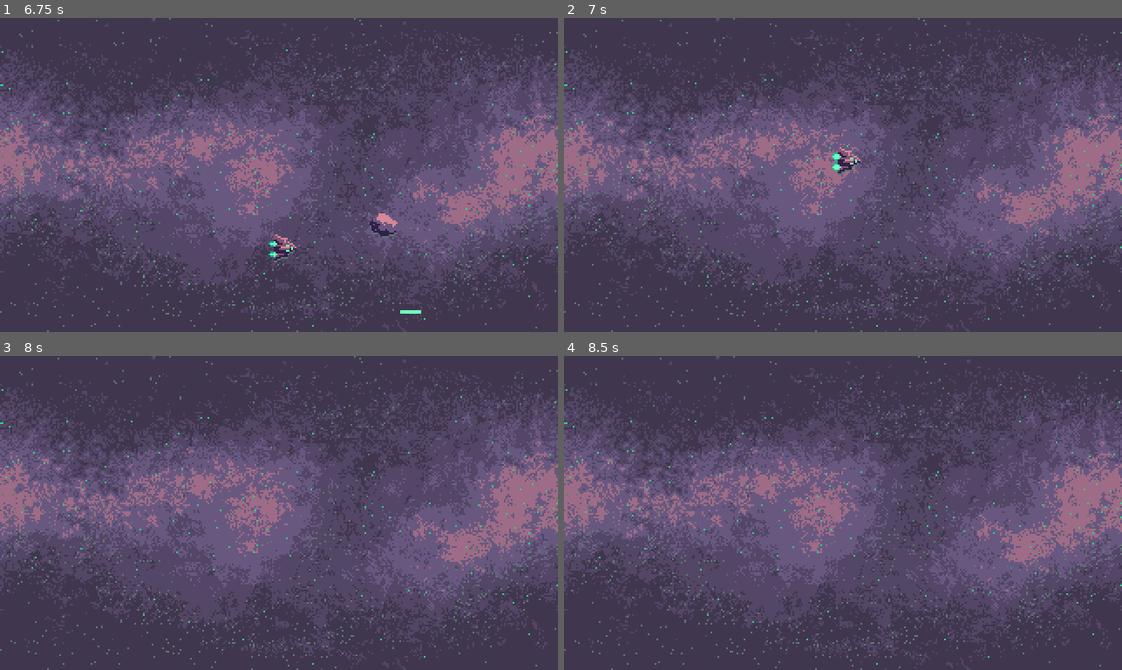
Above: before the commit, frames 1-4 (two rows, left to right).
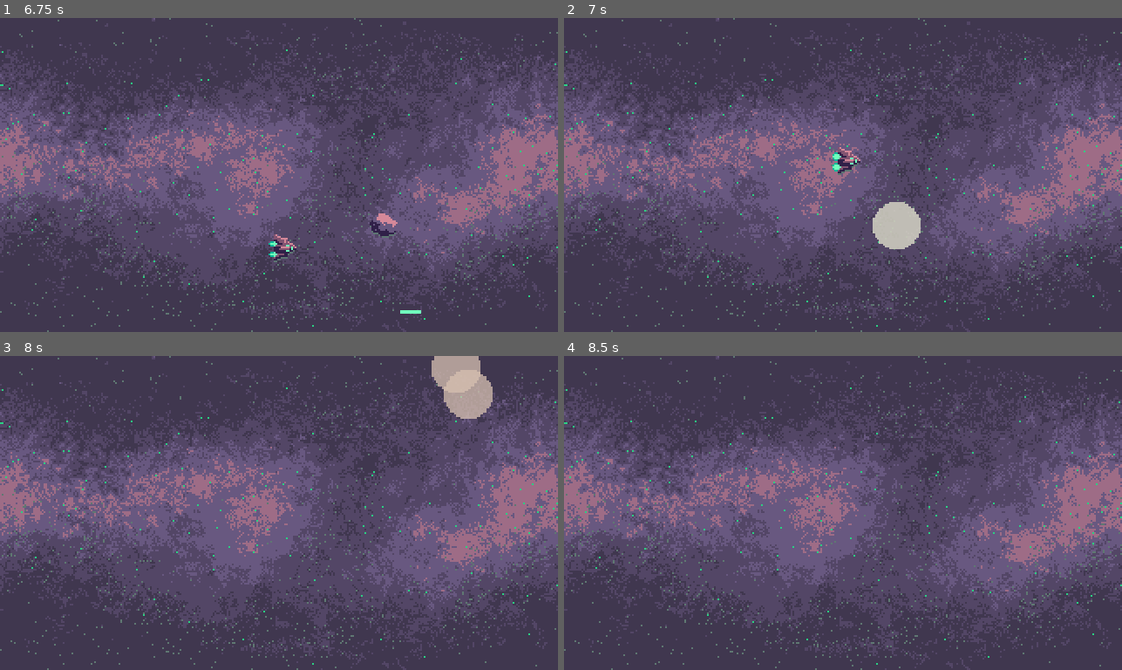
Above: after the commit, the same moments.

Repository: Fangzhu1234/Godot24hours
Game: Godot game, scene res://space.tscn
Two runs of this game, one before a commit and one after it. Both use one fixed random seed, a clock stepped at 60 frames per second and the inputs below.
Inputs:
- Up to frame 1 (6.75 s): tap Enter at 0.5 s; hold Right (move_right) 0.53-1.28 s; hold Space (fire) 0.53-1.28 s; hold Down (move_down) 1.28-2.03 s; tap Space (fire) every 1.5 s from 1.35 to 5.85 s; hold Right (move_right) 2.03-2.78 s; hold Space (fire) 2.03-2.78 s; hold Up (move_up) 2.78-3.53 s; hold Space (fire) 3.53-4.28 s; hold Left (move_left) 3.53-5.03 s; hold Down (move_down) 5.03-5.78 s; hold Space (fire) 5.03-5.78 s; hold Right (move_right) 5.78-6.53 s; hold Up (move_up) from 6.53 s (still down); hold Space (fire) from 6.53 s (still down)
- Up to frame 2 (7 s): keep holding Up (move_up); keep holding Space (fire)
- Up to frame 3 (8 s): release Up (move_up) at 7.28 s; release Space (fire) at 7.28 s; hold Right (move_right) from 7.28 s (still down); tap Space (fire) at 7.35 s
- Up to frame 4 (8.5 s): release Right (move_right) at 8.03 s; hold Down (move_down) from 8.03 s (still down); hold Space (fire) from 8.03 s (still down)

Frame 1 is identical in both runs. In frame 2, 1.0% of the frame differs, in the area x 55-64%, y 58-74%; in frame 3, 1.6%, in the area x 77-89%, y 0-20%; in frame 4, nothing differs.

Commit message:
Add tween animation to explosion scene.

Diff:
--- a/explosion.gd
+++ b/explosion.gd
@@ -1,9 +1,11 @@
 extends Node2D
 
-
+var tween
 # Called when the node enters the scene tree for the first time.
 func _ready():
-	pass # Replace with function body.
+	tween = get_tree().create_tween().set_parallel()
+	tween.tween_property($Sprite2D, "modulate", Color8(255,0,0,0), 0.5).set_trans(Tween.TRANS_SINE)
+	tween.tween_property($Sprite2D, "scale", Vector2(1.5,1.5), 0.5)
 
 
 # Called every frame. 'delta' is the elapsed time since the previous frame.
--- a/explosion.tscn
+++ b/explosion.tscn
@@ -10,7 +10,7 @@
 texture = ExtResource("1_lsgin")
 
 [node name="Timer" type="Timer" parent="."]
-wait_time = 0.1
+wait_time = 0.5
 one_shot = true
 autostart = true
 
--- a/space.gd
+++ b/space.gd
@@ -39,7 +39,6 @@
 	$SpawnTimer.wait_time = randf_range(0.5, 3)
 
 func _on_explosion(object_position):
-	print("explosion at ", object_position)
 	var explosion = explosion_scene.instantiate()
 	explosion.position = object_position
 	add_child(explosion)
